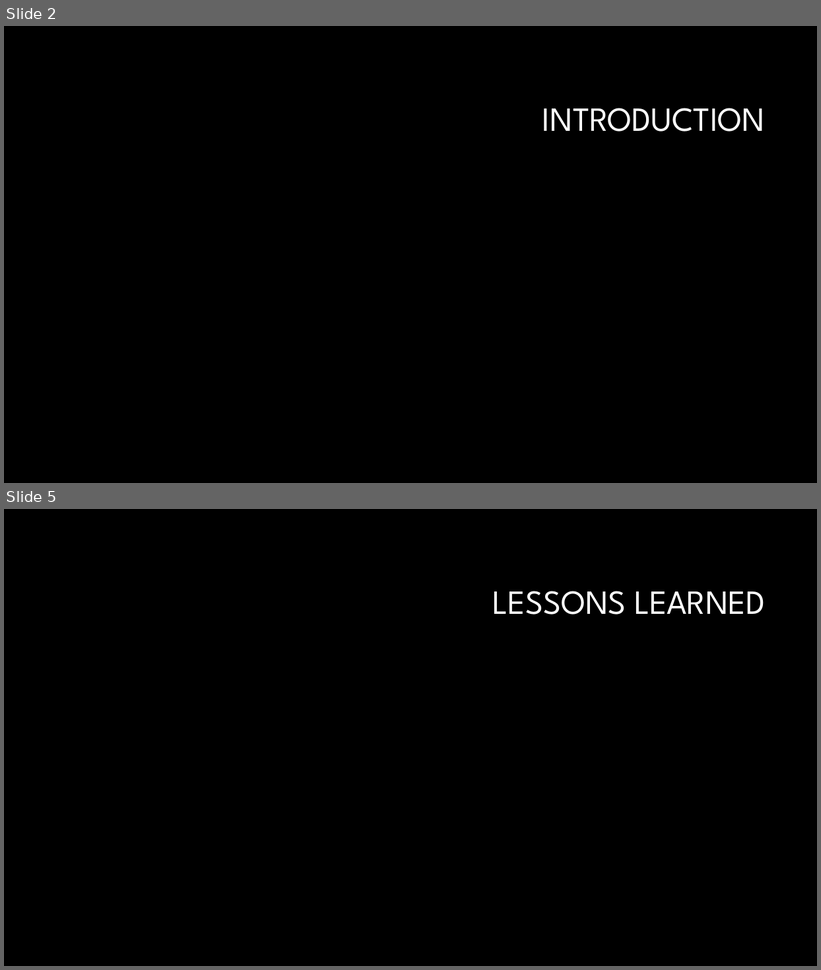
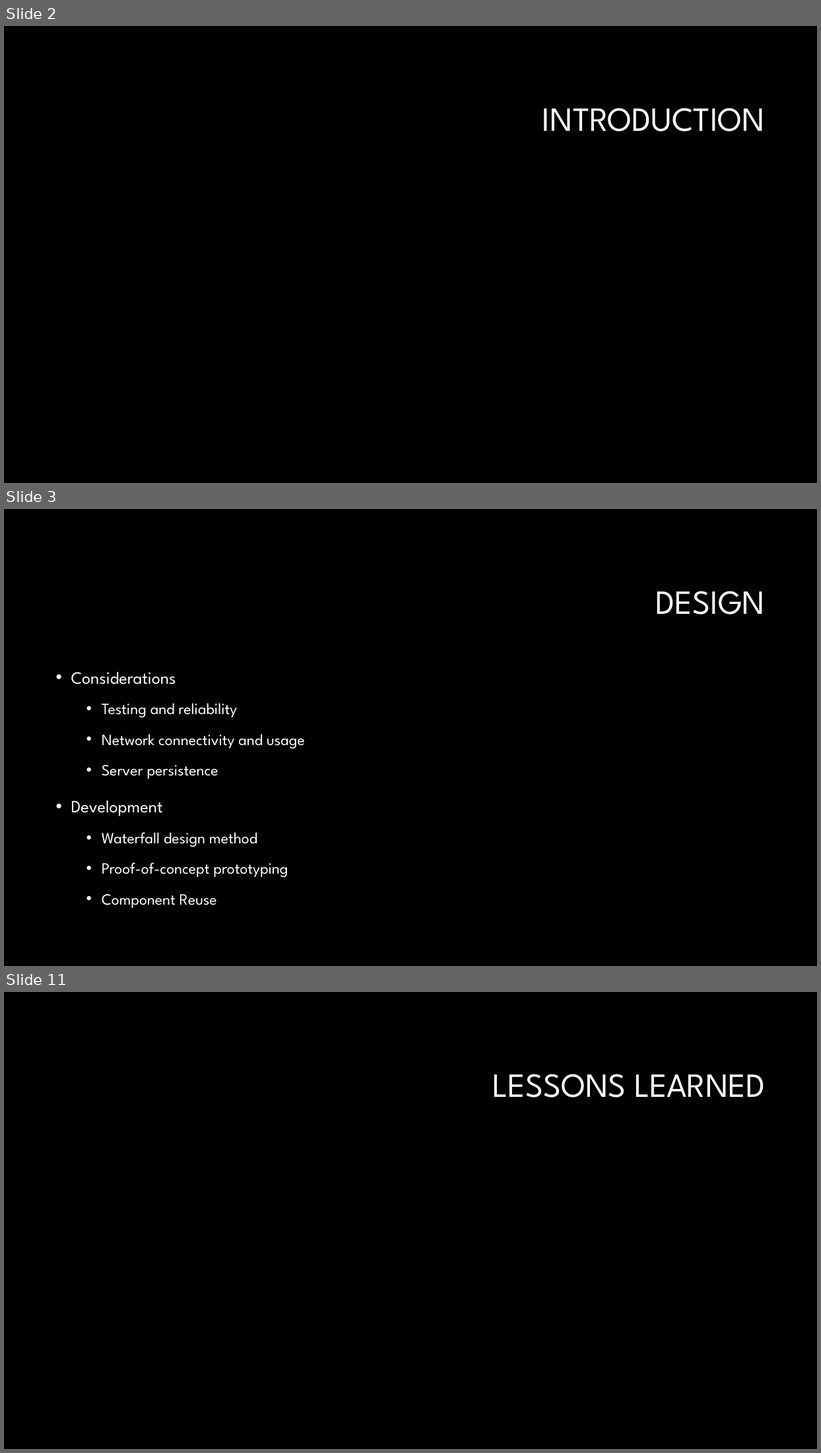
Before and after one commit to John-Neis/CSCI-463-Project, a slide deck: Presentation/Project_Presentation.pptx. Shown one above the other, each under a label of ours: slides 2 and 5 before the commit, slides 2, 3 and 11 after it; the slides between them are not shown. The pictures are 821x970 and 821x1453 pixels, drawn with LibreOffice and Linux fonts; fonts in the diff are those of the drawing; background and template pictures are left out. Boxes give left, top, right and bottom in pixels: in the first picture for what was removed or moved away, otherwise in the second. Text is boxed around its words. In the diff, an @@ line names an element or a change of style, - is before the commit and + after.

```diff
--- a/Presentation/Project_Presentation.pptx
+++ b/Presentation/Project_Presentation.pptx
@@ slide 3 added at (4,509,817,966), background #000000 @@
@@ title added at (656,591,766,615), 40 pt, text #FFFFFF @@
+DESIGN
@@ text added at (71,672,305,908), 18.5 pt, text #FFFFFF @@
+• Considerations
+  • Testing and reliability
+  • Network connectivity and usage
+  • Server persistence
+• Development
+  • Waterfall design method
+  • Proof-of-concept prototyping
+  • Component Reuse
@@ what was slide 5 is now slide 11 @@
```
Also in this commit, not shown: 1 slide changed, 6 other slides added, 1 slide removed, 6 other files.
